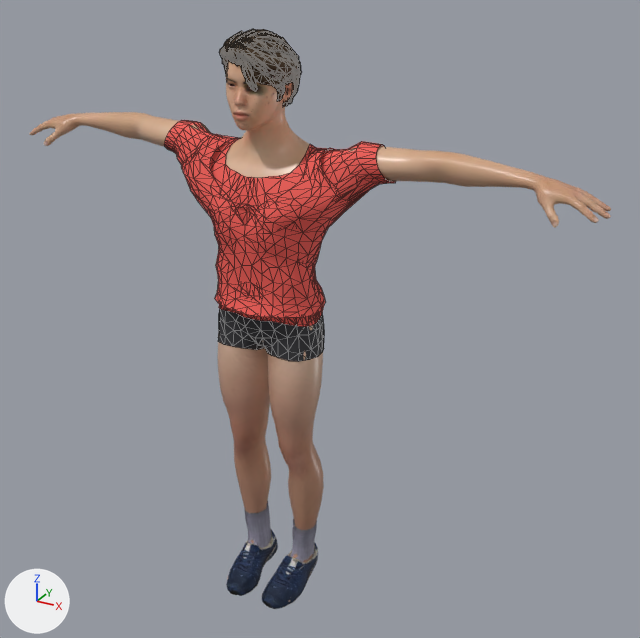
Two versions of the glTF model FEL-full-app/public/models/rivals/sol.glb, one commit apart.
The view is the same before and after, from a 50 mm camera at (1.37, -2.2, 2.1) aimed at (0.13, 0.05, 0.97). Arrows for +X, +Y and +Z are at lower left; the lights stay in place. The first picture is the older version. Mesh edges are drawn as thin lines on the coarser meshes. Where no turn or scale is listed for an object, it has been applied to the vertices. Vertices at exactly the same position are counted once.

In view in the first picture: 'Body', 'Hair_cap', 'Kit_shoes_shoes_evo', 'Kit_shorts_shorts_court', 'Kit_tops_top_bonds', 'Kit_tops_top_lab'.
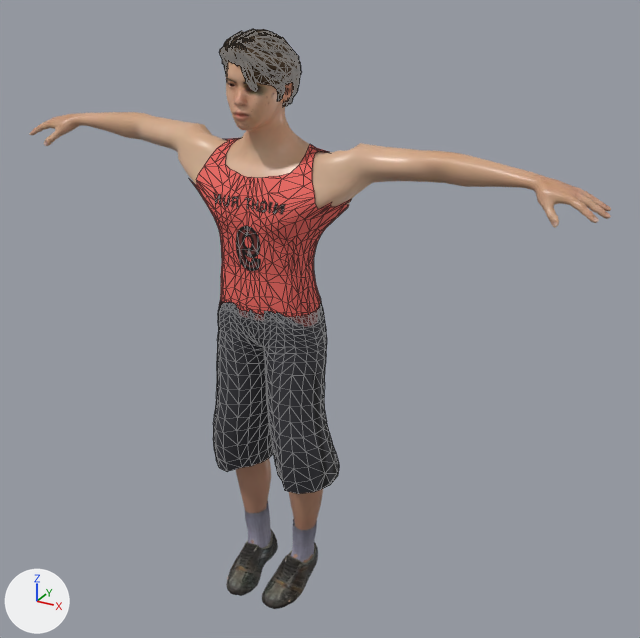
Boxes [x1, y1, x2, y2] around the edits, measured in the pictures (640 x 638 px):
```json
{"object": "Kit_tops_top_bonds", "change": "reshaped", "before": [181, 134, 351, 318], "after": [190, 138, 351, 327]}
{"object": "Kit_shorts_shorts_baggy", "change": "added", "after": [213, 298, 339, 494]}
{"object": "Kit_tops_top_lab", "change": "deleted", "before": [164, 120, 396, 327], "on screen": "red"}
{"object": "Kit_shorts_shorts_court", "change": "deleted", "before": [218, 308, 324, 361]}
```

Edits to the scene script, one JSON object a line:
```json
{"op": "add", "block": "img_felprint_sol_tops", "code": ["img_felprint_sol_tops = load_image('felprint_sol_tops', '_unpacked/felprint_sol_tops', 512, 512, 'sRGB')"]}
{"op": "add", "block": "img_felprint_sol_shorts", "code": ["img_felprint_sol_shorts = load_image('felprint_sol_shorts', '_unpacked/felprint_sol_shorts', 256, 256, 'sRGB')"]}
{"op": "add", "block": "mat_jersey_top_jersey", "code": ["mat_jersey_top_jersey = bpy.data.materials.new('jersey.top_jersey')", "# colours: red #f46b63", "# uses the picture img_felprint_sol_tops"]}
{"op": "add", "block": "mat_shorts_shorts_baggy", "code": ["mat_shorts_shorts_baggy = bpy.data.materials.new('shorts.shorts_baggy')", "# colours: dark grey #34343a", "# uses the picture img_felprint_sol_shorts"]}
{"block": "me_tank_keyhole_neck", "where": "# used by ob_kit_tops_top_bonds; location = (0.0, 0.0, 0.0)"}
{"op": "remove", "block": "me_tank_keyhole_neck", "code": "me_tank_keyhole_neck.from_pydata(...)  # 453 vertices, 811 faces; spans x -0.288..0.277, y -0.169..0.105, z 1.037..1.533"}
{"op": "remove", "block": "me_tank_keyhole_neck", "code": "me_tank_keyhole_neck.materials.append(mat_jersey_top_bonds)  # red #f25c54"}
{"op": "add", "block": "me_tank_keyhole_neck", "code": "me_tank_keyhole_neck.from_pydata(...)  # 557 vertices, 983 faces; spans x -0.274..0.273, y -0.152..0.1, z 1.0..1.528"}
{"block": "me_tank_keyhole_neck", "change": "me_tank_keyhole_neck part 1: 453 vertices removed from x -0.288..0.277, y -0.169..0.105, z 1.037..1.533; 557 vertices added at x -0.274..0.273, y -0.152..0.1, z 1.0..1.528"}
{"op": "add", "block": "me_tank_keyhole_neck", "code": "me_tank_keyhole_neck.materials.append(mat_jersey_top_jersey)"}
{"op": "add", "block": "me_cargo_pants", "code": ["me_cargo_pants = bpy.data.meshes.new('cargo_pants')", "me_cargo_pants.from_pydata(...)  # 609 vertices, 1152 faces; spans x -0.214..0.222, y -0.169..0.108, z 0.431..1.061", "me_cargo_pants.materials.append(mat_shorts_shorts_baggy)"]}
{"op": "remove", "block": "ob_kit_shorts_shorts_court", "code": ["ob_kit_shorts_shorts_court = bpy.data.objects.new('Kit_shorts_shorts_court', me_jean_shorts)", "ob_kit_shorts_shorts_court.location = (0.0, 0.0, 0.0)"]}
{"op": "remove", "block": "ob_kit_tops_top_lab", "code": ["ob_kit_tops_top_lab = bpy.data.objects.new('Kit_tops_top_lab', me_crude_male_shirt)", "ob_kit_tops_top_lab.location = (0.0, 0.0, 0.0)"]}
{"op": "add", "block": "ob_kit_shorts_shorts_baggy", "code": ["ob_kit_shorts_shorts_baggy = bpy.data.objects.new('Kit_shorts_shorts_baggy', me_cargo_pants)", "ob_kit_shorts_shorts_baggy.location = (0.0, 0.0, 0.0)"]}
```
